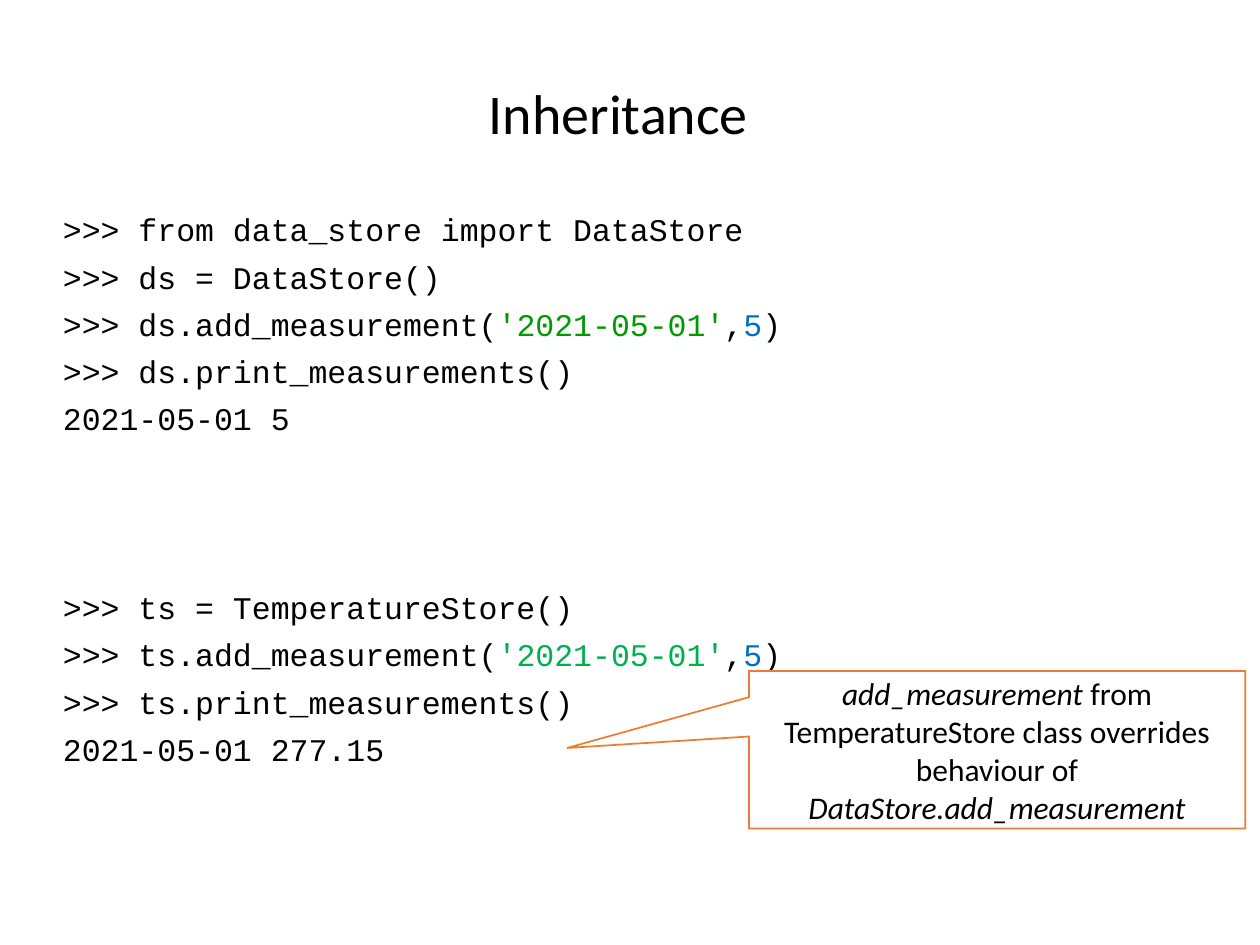
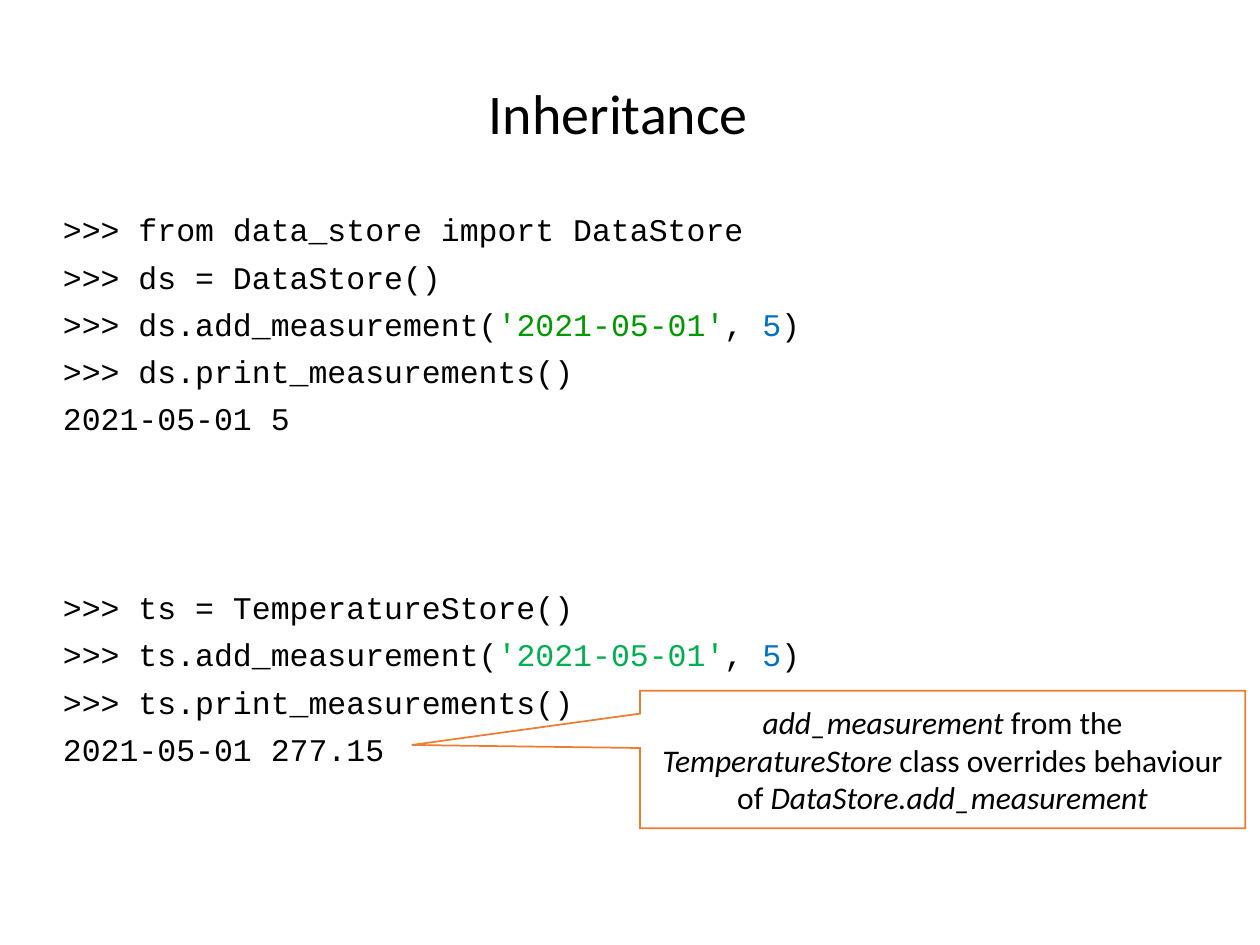
Before and after one commit to ncasuk/ncas-isc, a slide deck: slide 38 of python/presentations/learning_python/14_ceda-oop.pptx. Drawn at 1260x945 pixels with LibreOffice and Linux fonts; fonts in the diff are those of the drawing; background and template pictures are left out. Boxes give left, top, right and bottom in pixels: in the first picture for what was removed or moved away, otherwise in the second. Text is boxed around its words. In the diff, an @@ line names an element or a change of style, - is before the commit and + after.

```diff
--- a/python/presentations/learning_python/14_ceda-oop.pptx
+++ b/python/presentations/learning_python/14_ceda-oop.pptx
@@ text at [138,313,800,343]: spaces changed @@
->>> ds.add_measurement('2021-05-01',5)
+>>> ds.add_measurement('2021-05-01', 5)
@@ text at [138,644,800,673]: spaces changed @@
->>> ts.add_measurement('2021-05-01',5)
+>>> ts.add_measurement('2021-05-01', 5)
@@ speech box "add_measurement from the TemperatureStore class ...": place and size @@
-speech box "add_measurement from the TemperatureStore class ..." at [748,670,1245,828]
+speech box "add_measurement from the TemperatureStore class ..." at [640,690,1245,828]
@@ speech box "add_measurement from the TemperatureStore class ..." at [640,690,1245,828]: proportions changed @@
@@ text in speech box at [662,712,1223,814]: text changed; italic on @@
-add_measurement from TemperatureStore class overrides behaviour of DataStore.add_measurement
+add_measurement from the TemperatureStore class overrides behaviour of DataStore.add_measurement
```
Also in this commit, not shown: 9 other slides changed, 15 other files.
